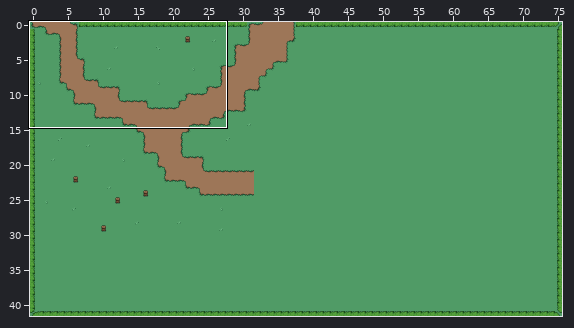
A Tiled map gets an edit: assets/sprites/mystic_woods_free_2.1/map.tmx. Above, an overview of the earlier version with the close-up marked.
Close-up. Before the edit:
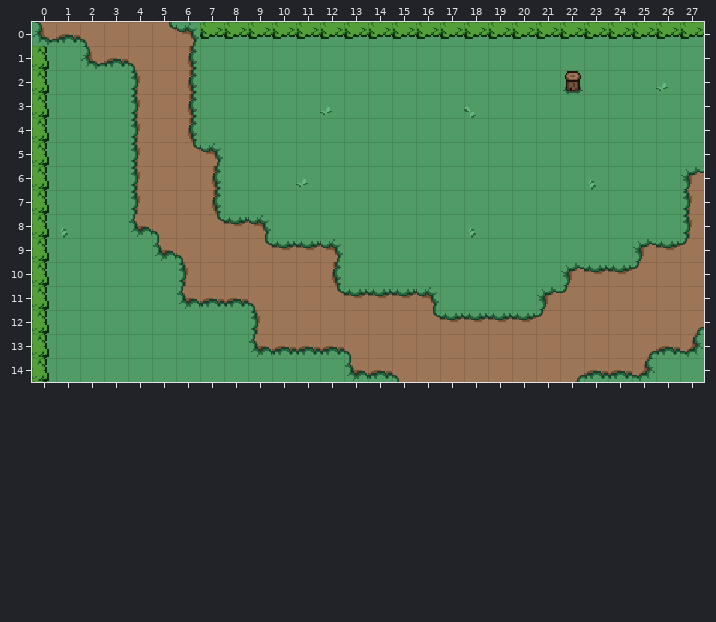
Cells are 16x16 px. Shown: x 0..27, y 0..14. The commit also changed other parts of the map, which this record leaves out.
The same view after the edit:
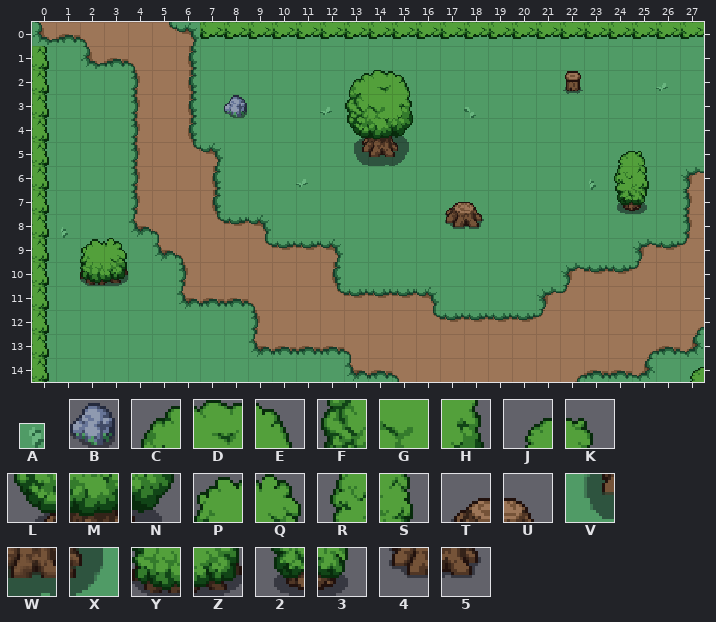
Key: from "decorGrass": A 7; from "objects": B 16, C 80, D 81, E 82, F 96, G 97, H 98, J 104, K 105, L 112, M 113, N 114, P 118, Q 119, R 120, S 121, T 122, U 123, V 128, W 129, X 130, Y 134, Z 135, 2 136, 3 137, 4 138, 5 139.
_ is an empty cell.
See-through tiles are keyed as they look on the map.
From old to new:
Layer "tropa borders":
y 2: x 13..15 ___ -> CDE
y 3: x 8 _ -> B; x 13..15 ___ -> FGH
y 4: x 13..15 ___ -> LMN
y 5: x 13..15 ___ -> VWX; x 24..25 __ -> JK
y 6: x 24..25 __ -> RS
y 7: x 17..18 __ -> TU; x 24..25 __ -> 23
y 8: x 17..18 _A -> 45
y 9: x 2..3 __ -> PQ
y 10: x 2..3 __ -> YZ
y 14: x 27 _ -> J
Where, in picture pixels (left, top, right, bottom), the same in both close-ups:
added: (345, 70, 413, 166)
added: (224, 95, 247, 118)
added: (614, 151, 649, 214)
changed: (445, 202, 484, 238)
added: (80, 238, 128, 286)
added: (690, 367, 704, 382)
